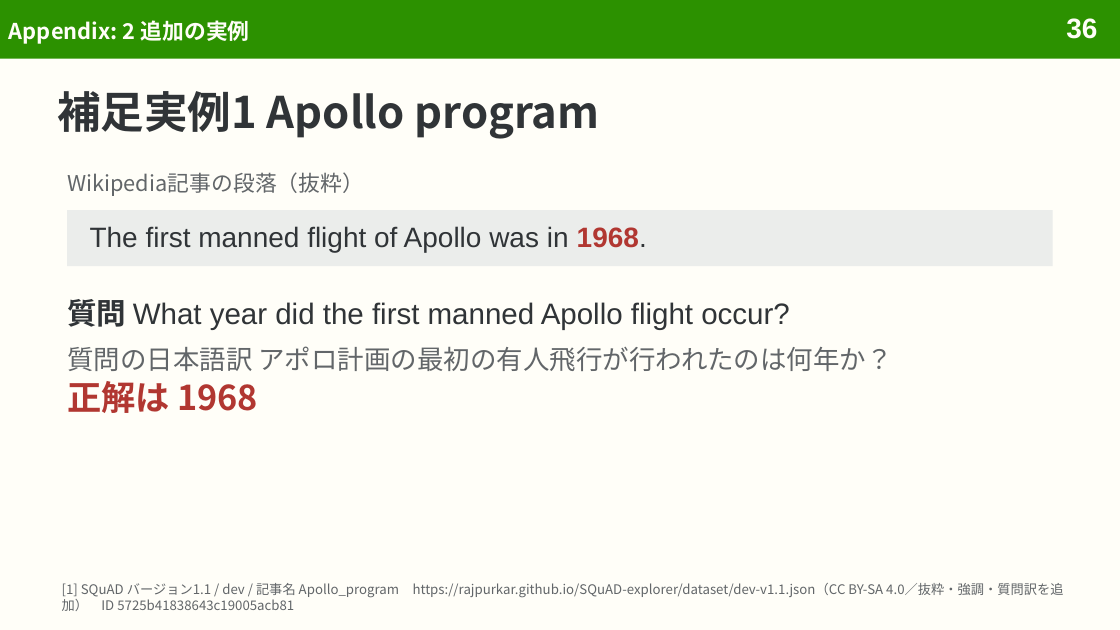
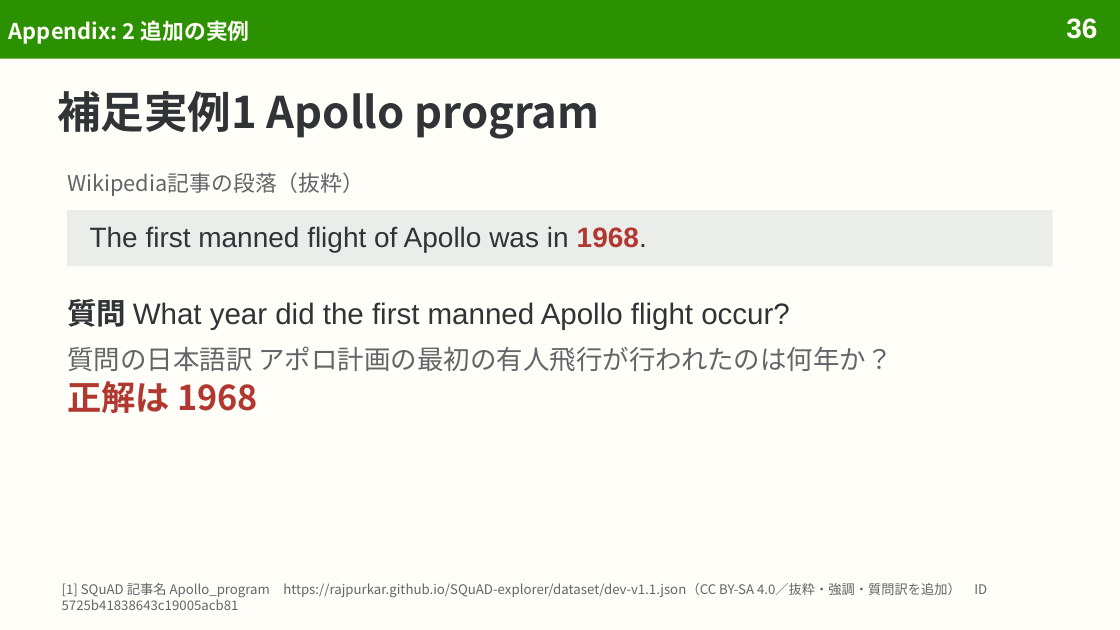
Before and after one commit to sasakiy84/datasets-in-10-minutes, a slide deck: slide 36 of slides/datasets-in-10-minutes-squad.pptx. Drawn at 1120x630 pixels with LibreOffice and Linux fonts; fonts in the diff are those of the drawing. Boxes give left, top, right and bottom in pixels: in the first picture for what was removed or moved away, otherwise in the second. Text is boxed around its words. In the diff, an @@ line names an element or a change of style, - is before the commit and + after.

Commit message:
Refine slide hierarchy, citations and dataset visual layouts

```diff
--- a/slides/datasets-in-10-minutes-squad.pptx
+++ b/slides/datasets-in-10-minutes-squad.pptx
@@ text at bbox=[62, 583, 987, 598]: text changed @@
-[1] SQuAD バージョン1.1 / dev / 記事名 Apollo_program https://rajpurkar.github.io/SQuAD-explorer/dataset/dev-v1.1.json（CC BY-SA 4.0／抜粋・強調・質問訳を追加） ID 5725b41838643c19005acb81
+[1] SQuAD 記事名 Apollo_program https://rajpurkar.github.io/SQuAD-explorer/dataset/dev-v1.1.json（CC BY-SA 4.0／抜粋・強調・質問訳を追加） ID 5725b41838643c19005acb81
```
Also in this commit, not shown: 46 other slides changed, 10 other files.
